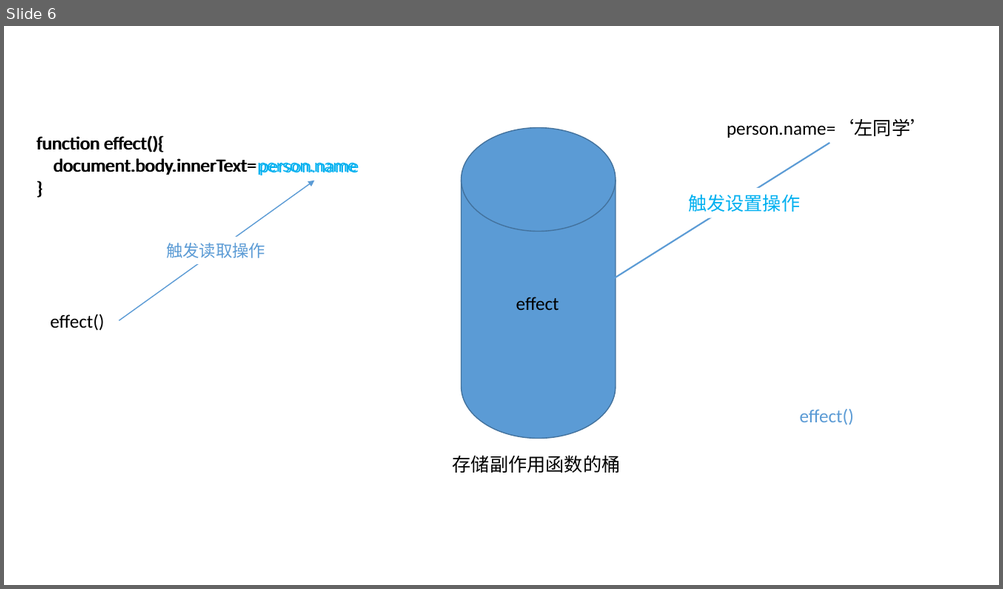
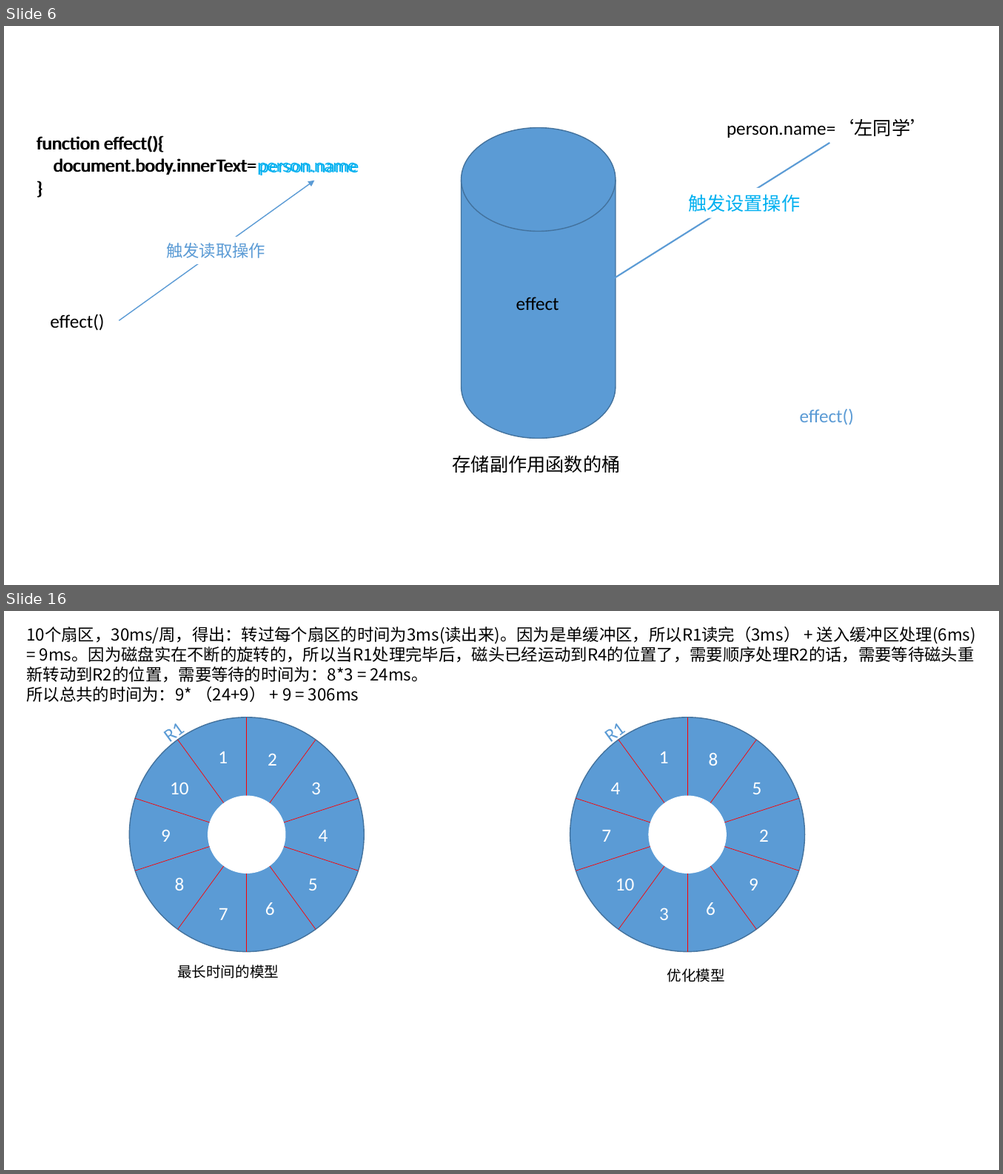
Before and after one commit to zuogl/zNote, a slide deck: img.pptx. Shown one above the other, each under a label of ours: slide 6 before the commit, slides 6 and 16 after it; the slides between them are not shown. The pictures are 1003x589 and 1003x1174 pixels, drawn with LibreOffice and Linux fonts; fonts in the diff are those of the drawing. Boxes give left, top, right and bottom in pixels: in the first picture for what was removed or moved away, otherwise in the second. Text is boxed around its words. In the diff, an @@ line names an element or a change of style, - is before the commit and + after.

```diff
--- a/img.pptx
+++ b/img.pptx
@@ slide 16 added at <box>4,611,999,1170</box>, background #FFFFFF @@
@@ text added at <box>26,627,976,702</box>, 16 pt, text #000000 @@
+10个扇区，30ms/周，得出：转过每个扇区的时间为3ms(读出来)。因为是单缓冲区，所以R1读完（3ms） + 送入缓冲区处理(6ms) = 9ms。因为磁盘实在不断的旋转的，所以当R1处理完毕后，磁头已经运动到R4的位置了，需要顺序处理R2的话，需要等待磁头重新转动到R2的位置，需要等待的时间为：8*3 = 24ms。
+所以总共的时间为：9* （24+9） + 9 = 306ms
@@ group added at <box>129,718,364,952</box>: 11 texts, 5 lines, 1 donut, 1 ellipse @@
+1
+2
+3
+4
+5
+8
+7
+6
+9
+10
+R1
@@ group added at <box>570,718,805,952</box>: 11 texts, 5 lines, 1 donut, 1 ellipse @@
+1
+8
+5
+2
+9
+10
+3
+6
+7
+4
+R1
@@ text added at <box>177,965,279,979</box>, 14 pt, text #000000 @@
+最长时间的模型
@@ text added at <box>667,968,725,982</box>, 14 pt, text #000000 @@
+优化模型
```
Also in this commit, not shown: 3 slides changed, 16 other slides added, 42 other files.
